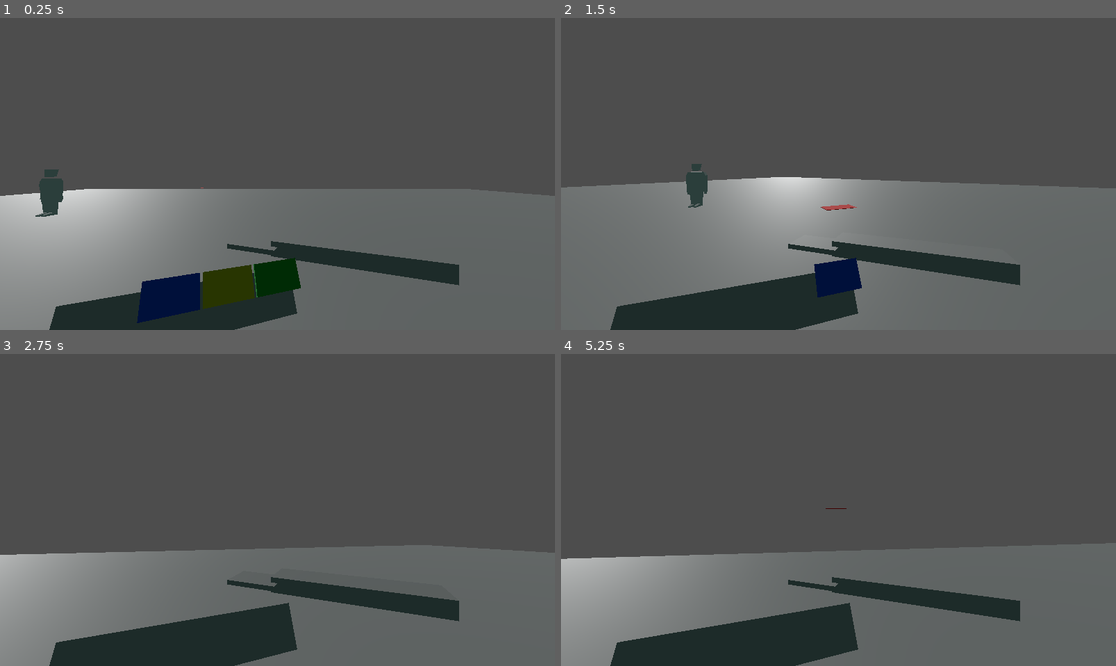
Above: before the commit, frames 1-4 (two rows, left to right).
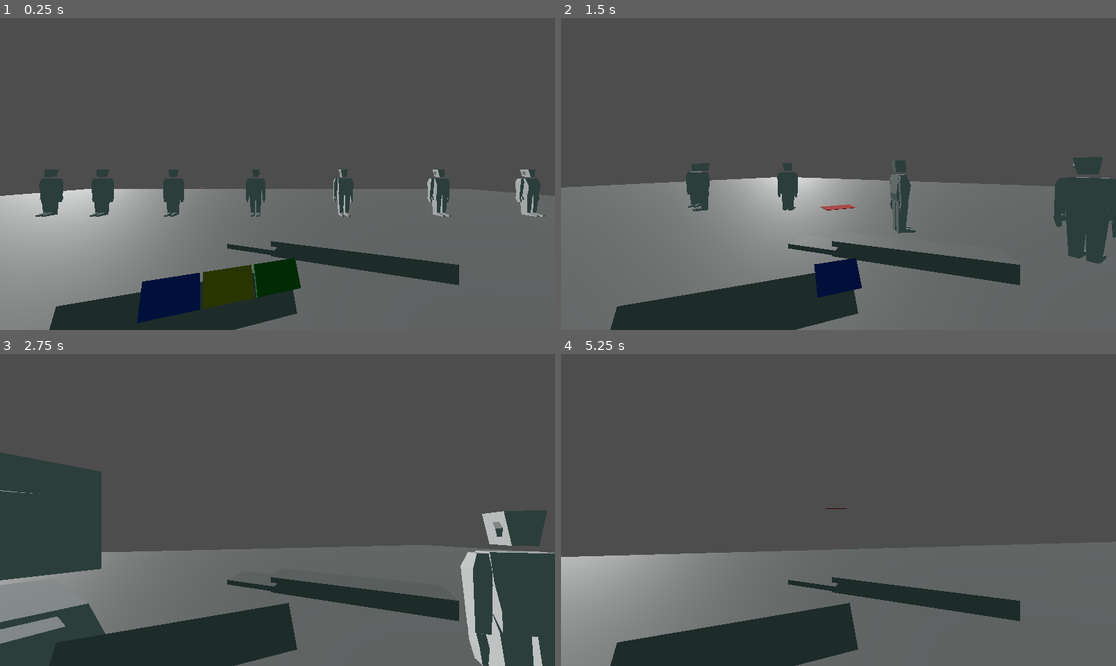
Above: after the commit, the same moments.

Repository: BlackBrad/network-ninja
Game: Godot game, scene res://scenes/test_level.tscn
Same seed, same stepped clock (60 frames per second), same inputs: the game is played once before the commit and once after it.
Inputs (mouse positions are in pixels of both pictures, inside the frame that each line leads up to):
- Up to frame 1 (0.25 s): no input
- Up to frame 2 (1.5 s): tap Enter (ui_accept) at 0.5, 0.77 s; move the mouse to (866, 174) at 0.52 s; hold W (move_forward) from 0.53 s (still down); click (866, 174) at 0.6 s; move the mouse to (810, 174) at 1.27 s; click (810, 174) at 1.35 s
- Up to frame 3 (2.75 s): keep holding W (move_forward); tap Enter (ui_accept) at 1.52 s; move the mouse to (288, 503) at 2.02 s; click (288, 503) at 2.1 s
- Up to frame 4 (5.25 s): keep holding W (move_forward); move the mouse to (832, 516) at 2.77 s; click (832, 516) at 2.85 s; tap Enter (ui_accept) at 3.02, 3.77, 4.52 s; move the mouse to (877, 513) at 3.52 s; click (877, 513) at 3.6 s; move the mouse to (794, 506) at 4.27 s; click (794, 506) at 4.35 s; move the mouse to (844, 510) at 5.02 s; click (844, 510) at 5.1 s

The runs differ from the first frame. In frame 1, 2.6% of the frame differs, in the area x 16-99%, y 48-64%; in frame 2, 3.8%; in frame 3, 15%, in the area x 0-100%, y 31-100%; in frame 4, 0.5%.

Commit message:
Start work on basic scoring system

Diff:
--- a/project.godot
+++ b/project.godot
@@ -14,6 +14,10 @@
 run/main_scene="res://scenes/test_level.tscn"
 config/features=PackedStringArray("4.1", "GL Compatibility")
 config/icon="res://icon.svg"
+
+[autoload]
+
+ScoringSystem="*res://scripts/scoring_system.gd"
 
 [input]
 
--- a/scenes/test_level.tscn
+++ b/scenes/test_level.tscn
@@ -27,6 +27,27 @@
 [node name="Atendee" parent="." instance=ExtResource("2_0xd3t")]
 transform = Transform3D(1, 0, 0, 0, 1, 0, 0, 0, 1, -10, 2, -7)
 
+[node name="Atendee2" parent="." instance=ExtResource("2_0xd3t")]
+transform = Transform3D(1, 0, 0, 0, 1, 0, 0, 0, 1, -7.72784, 2, -7)
+
+[node name="Atendee3" parent="." instance=ExtResource("2_0xd3t")]
+transform = Transform3D(1, 0, 0, 0, 1, 0, 0, 0, 1, -4.59248, 2, -7)
+
+[node name="Atendee4" parent="." instance=ExtResource("2_0xd3t")]
+transform = Transform3D(1, 0, 0, 0, 1, 0, 0, 0, 1, -0.962655, 2, -7)
+
+[node name="Atendee5" parent="." instance=ExtResource("2_0xd3t")]
+transform = Transform3D(1, 0, 0, 0, 1, 0, 0, 0, 1, 2.9035, 2, -7)
+
+[node name="Atendee6" parent="." instance=ExtResource("2_0xd3t")]
+transform = Transform3D(1, 0, 0, 0, 1, 0, 0, 0, 1, 7.12844, 2, -7)
+
+[node name="Atendee7" parent="." instance=ExtResource("2_0xd3t")]
+transform = Transform3D(1, 0, 0, 0, 1, 0, 0, 0, 1, 11.0667, 2, -7)
+
+[node name="Atendee8" parent="." instance=ExtResource("2_0xd3t")]
+transform = Transform3D(1, 0, 0, 0, 1, 0, 0, 0, 1, 14.6316, 2, -7)
+
 [node name="BusinessCard" parent="." instance=ExtResource("3_mvisn")]
 transform = Transform3D(1, 0, 0, 0, 1, 0, 0, 0, 1, -2.96033, 2.02865, -5.99932)
 
--- a/scripts/business_card.gd
+++ b/scripts/business_card.gd
@@ -6,6 +6,7 @@
 const ROTATION_SPEED = 5.0
 var velocity = Vector3()
 var acceleration = Vector3()
+var _flight_time = 0.0
 
 # Called when the node enters the scene tree for the first time.
 func _ready():
@@ -27,8 +28,12 @@
 	# Spin the mesh
 	$Mesh.rotate_y(-velocity.length() * delta * ROTATION_SPEED)
 
+	_flight_time += delta
+
 
 func _on_body_entered(body):
 	if body.is_in_group("attendees"):
 		print("hit attendee")
+		get_node("/root/ScoringSystem").add_card_flight_time(_flight_time * max(acceleration.length() * 5, 1))
 		body.queue_free()
+		queue_free()
--- /dev/null
+++ b/scripts/scoring_system.gd
@@ -0,0 +1,7 @@
+extends Node
+
+var total_score = 0
+
+func add_card_flight_time(flight_time):
+	total_score += flight_time * 10
+	print("NEW SCORE: %d" % total_score)
